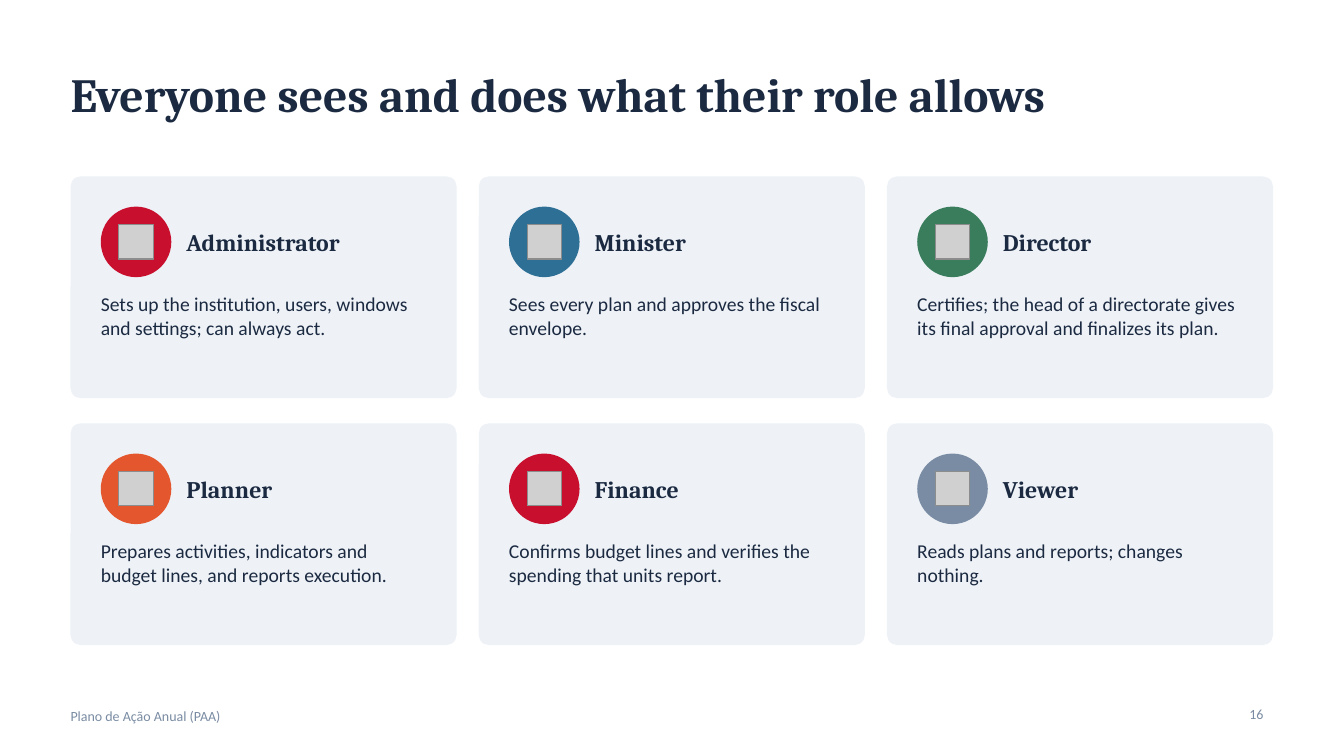
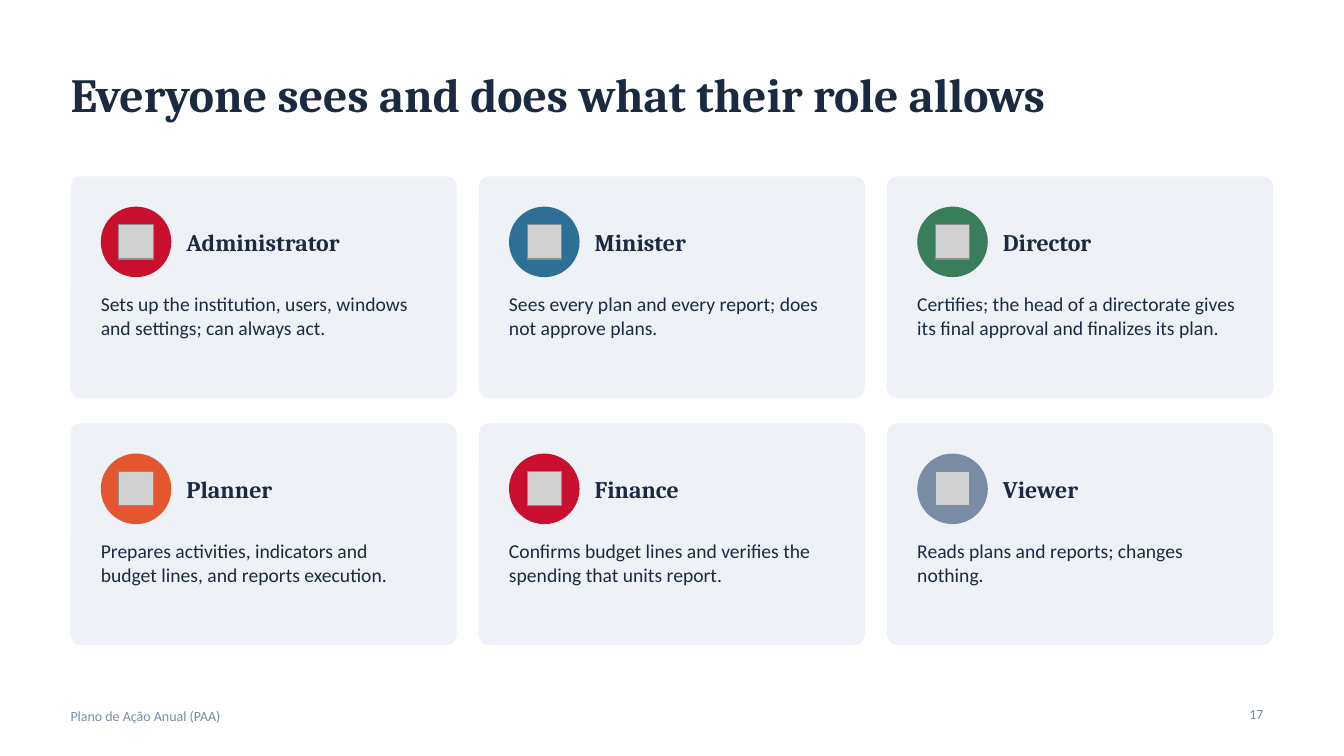
Before and after one commit to gokugohan/Sistema-de-Planeamento-Anual-e-Orsamento, a slide deck: slide 17 of docs/Sistema-PAA-apresentacao-v5.pptx (slide 16 before the commit). Drawn at 1344x756 pixels with LibreOffice and Linux fonts; fonts in the diff are those of the drawing; grey boxes stand for pictures. Boxes give left, top, right and bottom in pixels: in the first picture for what was removed or moved away, otherwise in the second. Text is boxed around its words. In the diff, an @@ line names an element or a change of style, - is before the commit and + after.

```diff
--- a/docs/Sistema-PAA-apresentacao-v5.pptx
+++ b/docs/Sistema-PAA-apresentacao-v5.pptx
@@ text at (x1=509, y1=297, x2=818, y2=338): text changed @@
-Sees every plan and approves the fiscal envelope.
+Sees every plan and every report; does not approve plans.
@@ page number at (x1=1249, y1=710, x2=1263, y2=719): text changed @@
-16
+17
```
Also in this commit, not shown: 6 other slides changed, 2 slides added, 1 slide removed, 40 other files.
